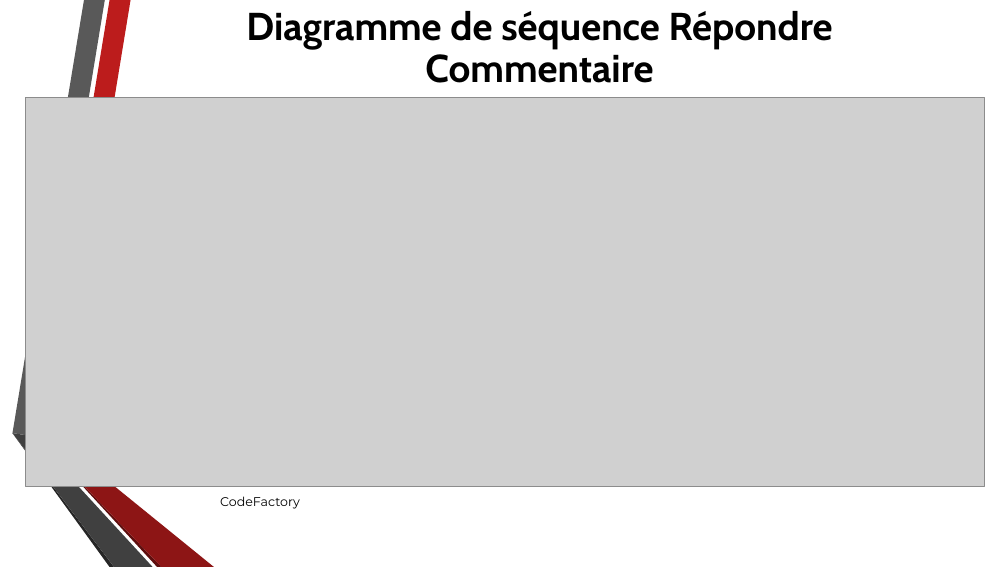
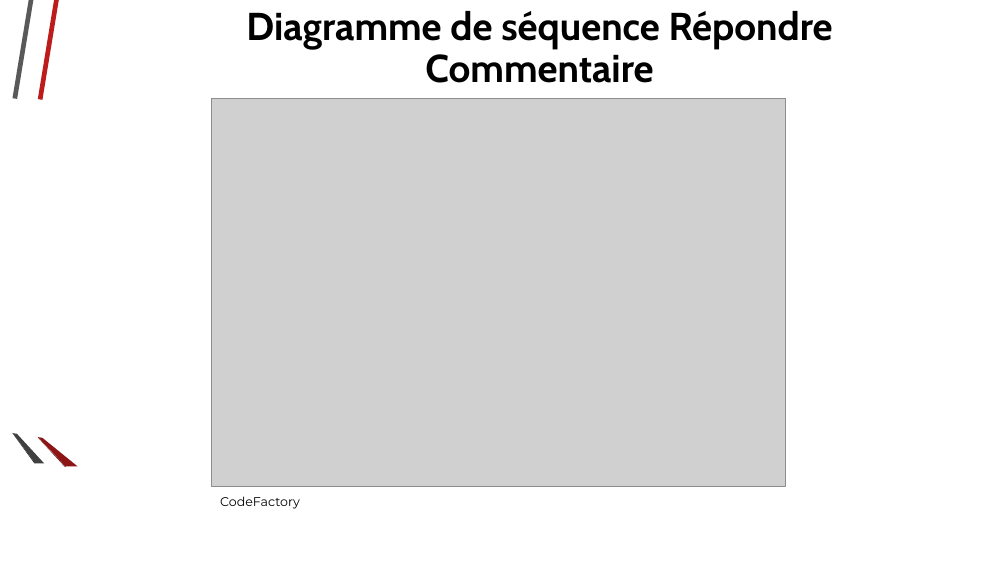
Before and after one commit to Ashmouth/IL, a slide deck: slide 14 of Diaporama/Diaporama.odp. Drawn at 1008x567 pixels with LibreOffice and Linux fonts; fonts in the diff are those of the drawing; grey boxes stand for pictures; background and template pictures are left out. Boxes give left, top, right and bottom in pixels: in the first picture for what was removed or moved away, otherwise in the second. Text is boxed around its words. In the diff, an @@ line names an element or a change of style, - is before the commit and + after.

Commit message:
modif diapo av soutenance + ajout repondre commentaire (dia seq)

```diff
--- a/Diaporama/Diaporama.odp
+++ b/Diaporama/Diaporama.odp
@@ picture: place and size @@
-picture at bbox=[26, 98, 985, 486]
+picture at bbox=[211, 98, 786, 486]
@@ outline redrawn in 6 elements at bbox=[38, 0, 131, 441], bbox=[12, 0, 104, 436], bbox=[12, 433, 113, 567], bbox=[38, 438, 162, 567], bbox=[38, 437, 214, 567], bbox=[12, 433, 152, 567] @@
```
Also in this commit, not shown: 16 other slides changed, 1 other file.
